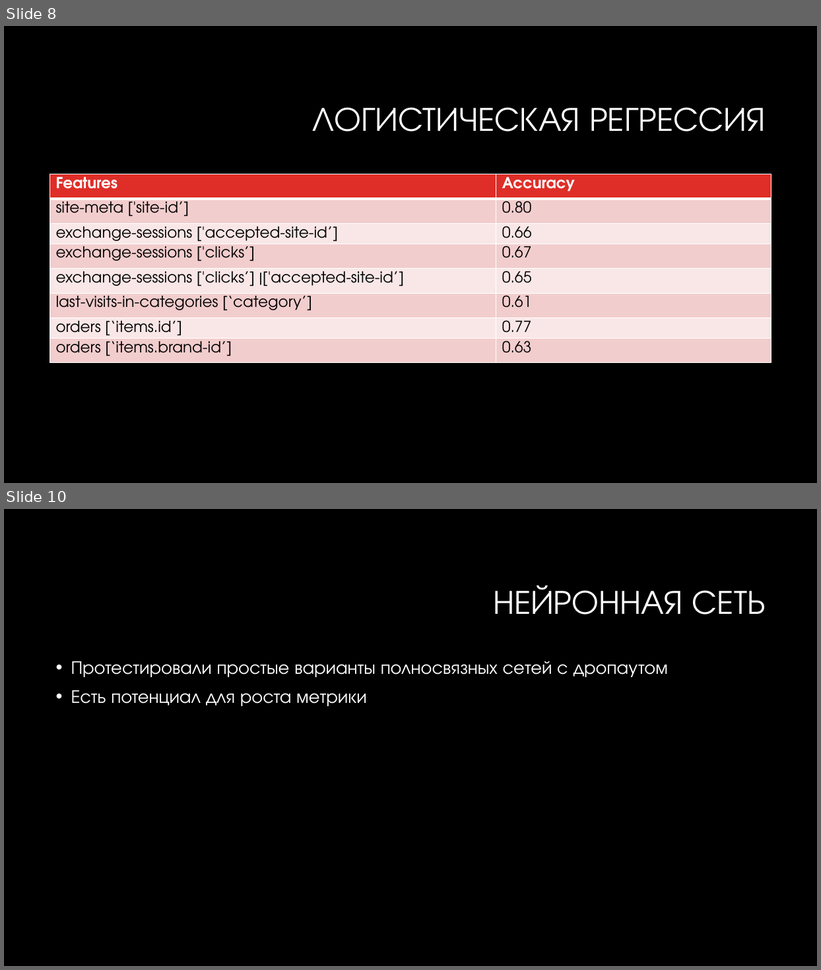
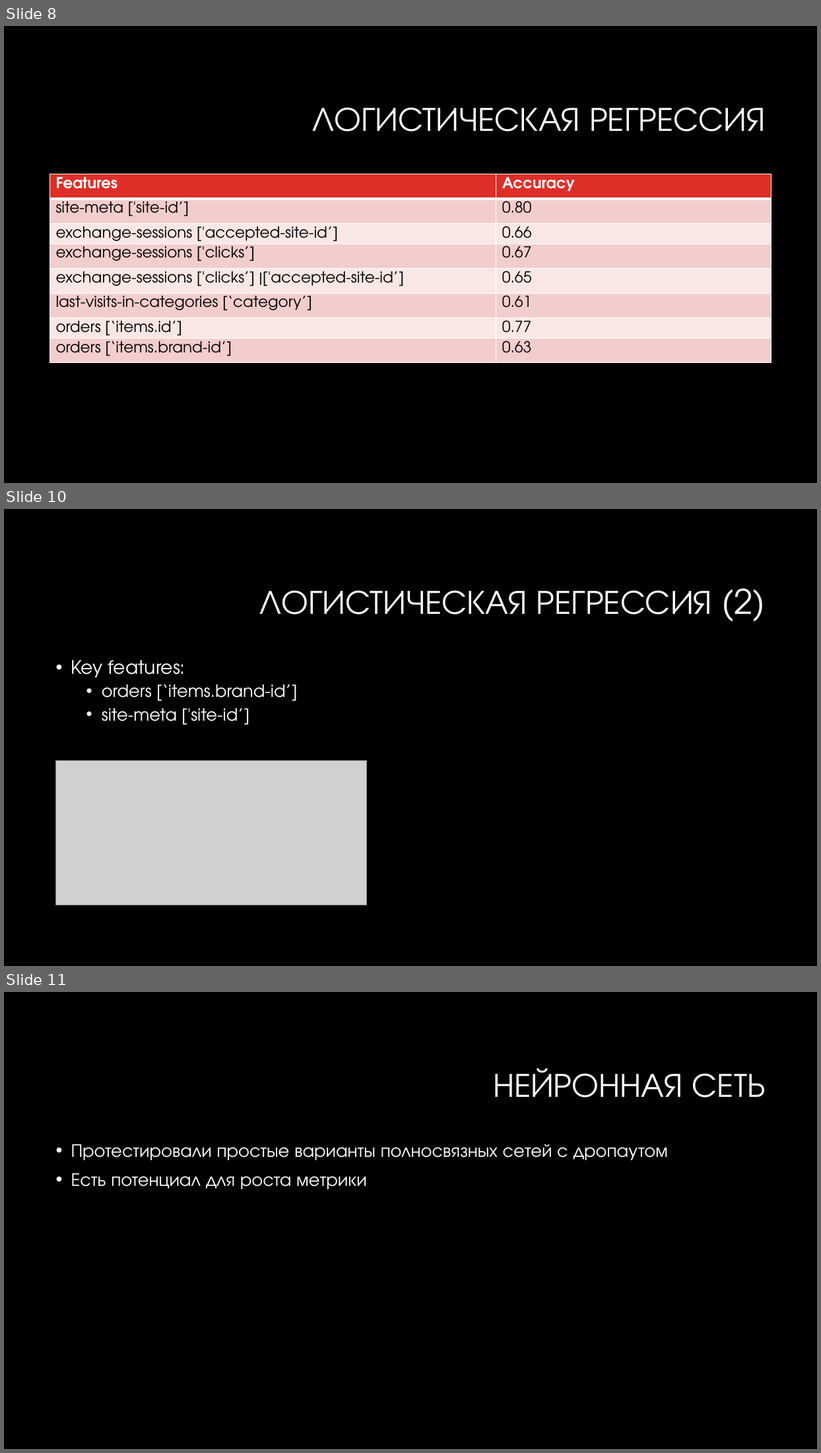
Before and after one commit to loseff-n/flocktory, a slide deck: flocktory.pptx. Shown one above the other, each under a label of ours: slides 8 and 10 before the commit, slides 8, 10 and 11 after it; the slides between them are not shown. The pictures are 821x970 and 821x1453 pixels, drawn with LibreOffice and Linux fonts; fonts in the diff are those of the drawing; grey boxes stand for pictures; background and template pictures are left out. Boxes give left, top, right and bottom in pixels: in the first picture for what was removed or moved away, otherwise in the second. Text is boxed around its words. In the diff, an @@ line names an element or a change of style, - is before the commit and + after.

```diff
--- a/flocktory.pptx
+++ b/flocktory.pptx
@@ slide 10 added at <box>4,509,817,966</box>, background #000000 @@
@@ title added at <box>259,588,765,622</box>, 40 pt, text #FFFFFF @@
+ЛОГИСТИЧЕСКАЯ РЕГРЕССИЯ (2)
@@ text added at <box>71,660,298,725</box>, 20 pt, text #FFFFFF @@
+• Key features:
+  • orders [‘items.brand-id’]
+  • site-meta ['site-id’].
@@ picture added at <box>56,760,367,905</box> @@
@@ what was slide 10 is now slide 11 @@
```
Also in this commit, not shown: 1 slide changed, 1 other file.
